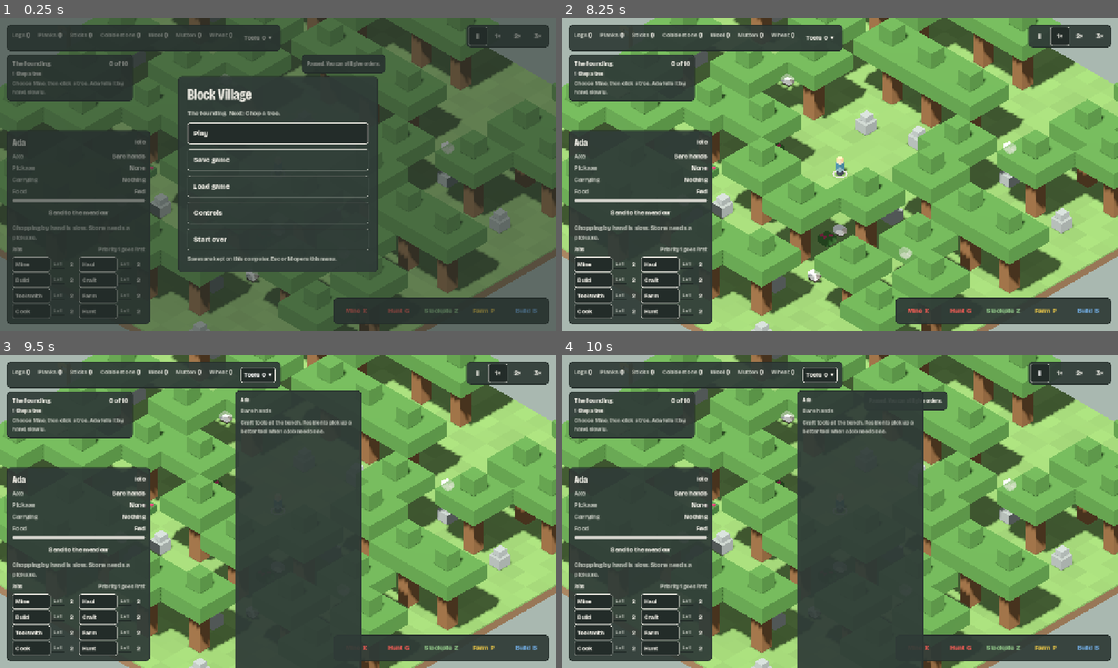
Above: before the commit, frames 1-4 (two rows, left to right).
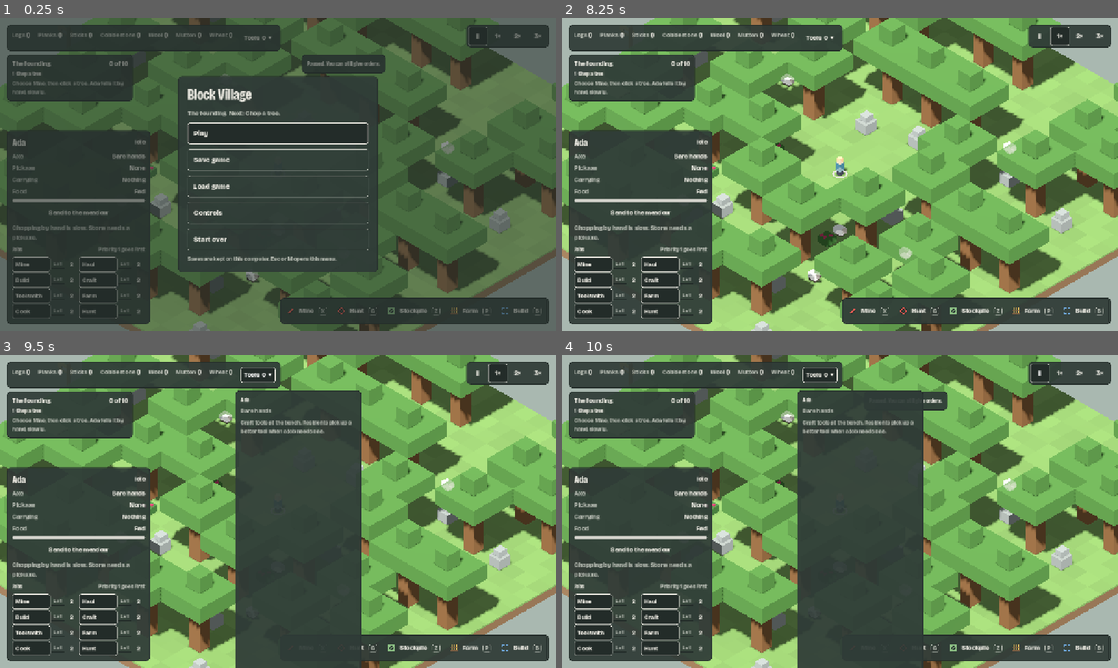
Above: after the commit, the same moments.

Repository: NerdyToddGerdy/mc_village
Game: Godot game, scene res://scenes/main.tscn
Two runs of this game, one before a commit and one after it. Both use one fixed random seed, a clock stepped at 60 frames per second and the inputs below.
Inputs (mouse positions are in pixels of both pictures, inside the frame that each line leads up to):
- Up to frame 1 (0.25 s): no input
- Up to frame 2 (8.25 s): click "Mine" at 0.5 s; click "Build" at 1.25 s; click "Craft" at 2 s; click "Farm" at 2.75 s; click "Hunt" at 3.5 s; click "Mine" at 4.25 s; click "Hunt" at 5 s; click (973, 312) at 5.75 s, where only the run after the commit has a clickable "Stockpile"; click "Farm" at 6.5 s; click "Build" at 7.25 s; click "Play" at 8 s
- Up to frame 3 (9.5 s): click "Tools 0 ▾" at 8.75 s
- Up to frame 4 (10 s): click "‖" at 9.5 s

The runs differ from the first frame. In frame 1, 1.1% of the frame differs, in the area x 50-98%, y 89-98%; in frame 2, 1.2%; in frame 3, 0.4%; in frame 4, 0.4%.

Commit message:
Orders toolbar: mark icons, chalk labels and keycaps
Each order shows its world mark as an icon (red slash, red crosshair,
green hatch, wheat rows, blue dashed square, a bench for Craft), a chalk
name and its key as a keycap that hides when unbound. Craft stands apart
past a rule. Farm gets its own Wheat token instead of stuck yellow.

Closes #74

Co-Authored-By: Claude Opus 5.5 <noreply@anthropic.com>

Diff:
--- a/game/scenes/game.gd
+++ b/game/scenes/game.gd
@@ -152,7 +152,7 @@
 	var hint := ""
 	var hint_col := Palette.CHALK
 	if not _drag.is_empty() and _drag.kind == "rect":
-		outlines.append({"rect": _drag.rect, "h": 0.03, "color": {"stock": Palette.GREEN, "farm": Palette.YELLOW}.get(tool, Palette.RED), "dashed": true})
+		outlines.append({"rect": _drag.rect, "h": 0.03, "color": {"stock": Palette.GREEN, "farm": Palette.WHEAT}.get(tool, Palette.RED), "dashed": true})
 	elif tool in ["mine", "stock", "hunt", "farm"] and _hover != null:
 		outlines.append({"rect": Rect2i(_hover, Vector2i.ONE), "h": 0.03, "color": Palette.CHALK, "dashed": false})
 	if tool == "build" and placing != "" and _hover != null:
--- a/game/tests/game_test.gd
+++ b/game/tests/game_test.gd
@@ -207,7 +207,7 @@
 	_key(game, KEY_Q)
 	check(game.tool == "mine", "Q picks Mine")
 	game._hud.refresh(game.sim)
-	check(game._hud._tool_btns.mine.text == "Mine  Q", "the toolbar badge shows the new key")
+	check(game._hud._tool_btns.mine.text == "Mine" and game._hud._tool_keys.mine.text == "Q", "the toolbar keycap shows the new key")
 	game.set_tool("")
 	game.open_menu("keys")
 	menu._listen("stock")
@@ -216,6 +216,8 @@
 	check(game.keys.keys.stock == [KEY_Z], "nothing changes until you confirm")
 	menu._do_confirmed()
 	check(game.keys.keys.stock == [KEY_Q] and game.keys.keys.mine.is_empty(), "confirming moves Q to Stockpile and leaves Mine without a key")
+	game._hud.refresh(game.sim)
+	check(not game._hud._tool_keys.mine.get_parent().visible and game._hud._tool_keys.stock.text == "Q", "Mine's keycap hides; Stockpile's shows Q")
 	menu._listen("mine")
 	_key(game, KEY_W)
 	check(not menu._confirm.is_empty() and "Pan up" in menu._confirm.text, "using W warns that it pans the camera")
--- a/game/view/hud.gd
+++ b/game/view/hud.gd
@@ -29,6 +29,7 @@
 var _craft_panel: PanelContainer
 var _craft_box := VBoxContainer.new()
 var _tool_btns := {}
+var _tool_keys := {}            ## Each orders button's keycap Label.
 var _build_items := {}
 var _keys_sig := ""
 var _hint := Label.new()
@@ -104,15 +105,14 @@
 	br.add_child(_craft_panel)
 	var tools := HBoxContainer.new()
 	tools.add_theme_constant_override("separation", 2)
-	for t in [["mine", "Mine", "X", Palette.RED], ["hunt", "Hunt", "G", Palette.RED], ["stock", "Stockpile", "Z", Palette.GREEN], ["farm", "Farm", "P", Palette.YELLOW], ["build", "Build", "B", Palette.BLUE], ["craft", "Craft", "C", Palette.PLANK]]:
-		var b := _button(t[1], func(): game.set_tool(t[0]))
-		b.custom_minimum_size = Vector2(96, 52)
-		b.toggle_mode = true
-		b.add_theme_color_override("font_color", t[3])
-		b.add_theme_color_override("font_hover_color", t[3])
-		b.add_theme_color_override("font_pressed_color", t[3])
-		_tool_btns[t[0]] = b
-		tools.add_child(b)
+	for t in ["mine", "hunt", "stock", "farm", "build", "craft"]:
+		if t == "craft":  # Craft opens a panel rather than choosing an order, so it stands apart
+			var rule := ColorRect.new()
+			rule.color = Palette.SLATE_DEEP
+			rule.custom_minimum_size = Vector2(2, 0)
+			rule.mouse_filter = Control.MOUSE_FILTER_IGNORE
+			tools.add_child(rule)
+		tools.add_child(_order_button(t))
 	br.add_child(_panel(tools, Vector2.ZERO, 4))
 
 	_root.add_child(_tools_drop)
@@ -121,6 +121,90 @@
 	var hs := _box(Color(Palette.SLATE, 0.96), 4, 8)
 	_hint.add_theme_stylebox_override("normal", hs)
 	_root.add_child(_hint)
+
+
+## An orders-toolbar button (issue #74): a chalk name, with the order's world mark as an icon on the
+## left (so colour is never the only signal) and its key as a small keycap on the right.
+func _order_button(t: String) -> Button:
+	var b := _button("", func(): game.set_tool(t))
+	b.custom_minimum_size = Vector2(0, 52)
+	b.toggle_mode = true
+	b.alignment = HORIZONTAL_ALIGNMENT_LEFT
+	var icon := Control.new()
+	icon.custom_minimum_size = Vector2(18, 18)
+	icon.size = Vector2(18, 18)
+	icon.mouse_filter = Control.MOUSE_FILTER_IGNORE
+	icon.draw.connect(func(): _draw_mark(icon, t))
+	b.add_child(icon)
+	var cap := PanelContainer.new()
+	var cap_box := _box(Color(0, 0, 0, 0), 3, 0, Palette.CHALK_DIM)
+	cap_box.content_margin_left = 5
+	cap_box.content_margin_right = 5
+	cap_box.content_margin_top = 0
+	cap_box.content_margin_bottom = 0
+	cap.add_theme_stylebox_override("panel", cap_box)
+	cap.mouse_filter = Control.MOUSE_FILTER_IGNORE
+	var cap_label := _label("", false, Palette.CHALK_DIM, 13)
+	cap.add_child(cap_label)
+	b.add_child(cap)
+	_tool_btns[t] = b
+	_tool_keys[t] = cap_label
+	var place := func() -> void:
+		var cs := cap.get_combined_minimum_size()
+		icon.position = Vector2(12, (b.size.y - 18) / 2)
+		cap.size = cs
+		cap.position = Vector2(b.size.x - cs.x - 10, (b.size.y - cs.y) / 2)
+	b.resized.connect(place)
+	cap.minimum_size_changed.connect(place)
+	return b
+
+
+## Sets an orders button's name and keycap, and leaves room for the icon and the keycap.
+func _set_order_label(t: String, name: String, key: String) -> void:
+	var b: Button = _tool_btns[t]
+	b.text = name
+	_tool_keys[t].text = key
+	_tool_keys[t].get_parent().visible = key != ""
+	var right := 12.0
+	if key != "":
+		right = 10 + _font.get_string_size(key, HORIZONTAL_ALIGNMENT_LEFT, -1, 13).x + 12 + 10
+	for state in ["normal", "hover", "pressed", "hover_pressed", "disabled", "focus"]:
+		var sb := (_theme.get_stylebox(state, "Button") as StyleBoxFlat).duplicate() as StyleBoxFlat
+		sb.content_margin_left = 40
+		sb.content_margin_right = right
+		b.add_theme_stylebox_override(state, sb)
+
+
+## Draws an order's world mark at icon size, with the same dark under-stroke the marks have in the world.
+func _draw_mark(c: Control, t: String) -> void:
+	var dark := Palette.SLATE_DEEP
+	match t:
+		"mine":  # a red slash, like the one across a marked tree
+			c.draw_line(Vector2(4, 14), Vector2(14, 4), dark, 6)
+			c.draw_line(Vector2(4, 14), Vector2(14, 4), Palette.RED, 3)
+		"hunt":  # the crosshair over a marked sheep
+			c.draw_arc(Vector2(9, 9), 6, 0, TAU, 24, dark, 4)
+			c.draw_arc(Vector2(9, 9), 6, 0, TAU, 24, Palette.RED, 2)
+			for d in [Vector2(1, 0), Vector2(0, 1)]:
+				c.draw_line(Vector2(9, 9) - d * 9, Vector2(9, 9) + d * 9, Palette.RED, 2)
+		"stock":  # a green hatched patch
+			c.draw_rect(Rect2(2, 2, 14, 14), Palette.GREEN, false, 1.5)
+			for a in [[Vector2(2, 9), Vector2(9, 2)], [Vector2(2, 16), Vector2(16, 2)], [Vector2(9, 16), Vector2(16, 9)]]:
+				c.draw_line(a[0], a[1], Palette.GREEN, 1.5)
+		"farm":  # rows of wheat on a tilled plot
+			for y in [8.0, 16.0]:
+				c.draw_line(Vector2(1, y), Vector2(17, y), Palette.DIRT, 2)
+				for x in [4.0, 9.0, 14.0]:
+					c.draw_line(Vector2(x, y - 1), Vector2(x, y - 6), Palette.WHEAT, 1.5)
+					c.draw_rect(Rect2(x - 1.5, y - 7, 3, 3), Palette.WHEAT)
+		"build":  # the blue dashed outline of a blueprint
+			var r := [Vector2(2, 2), Vector2(16, 2), Vector2(16, 16), Vector2(2, 16)]
+			for i in 4:
+				c.draw_dashed_line(r[i], r[(i + 1) % 4], Palette.BLUE, 2, 3.5)
+		"craft":  # a small bench
+			c.draw_rect(Rect2(2, 6, 14, 4), Palette.PLANK)
+			c.draw_rect(Rect2(3, 10, 2, 6), Palette.PLANK)
+			c.draw_rect(Rect2(13, 10, 2, 6), Palette.PLANK)
 
 
 # ---------------------------------------------------------------- shared builders (also used by the menu)
@@ -240,7 +324,7 @@
 		"stock": "Paint a stockpile. Drag over open ground.", "build": "Build"}
 	for t in _tool_btns:
 		var key := k.first(t)
-		_tool_btns[t].text = "%s  %s" % [names[t], key] if key != "" else names[t]
+		_set_order_label(t, names[t], key)
 		_tool_btns[t].tooltip_text = tips[t] + (" (%s)" % key if key != "" else "")
 	var subs := {"bench": "4 logs. Reserves room for a workshop", "house": "8 cobblestone, then 16 planks and 4 logs, then 12 planks, then a bed",
 		"fireplace": "6 cobblestone. Reserves room for a kitchen"}
--- a/game/view/palette.gd
+++ b/game/view/palette.gd
@@ -11,6 +11,7 @@
 static var BLUE := Color("#6FA8DC")
 static var GREEN := Color("#8CC084")
 static var YELLOW := Color("#E8C547")
+static var WHEAT := Color("#D8B65A")   ## Farm plots and the Farm order (issue #74); yellow stays for stuck.
 static var SKY := Color("#A9B8B0")
 
 # World
Not shown, changed: slice-1-spec.md
